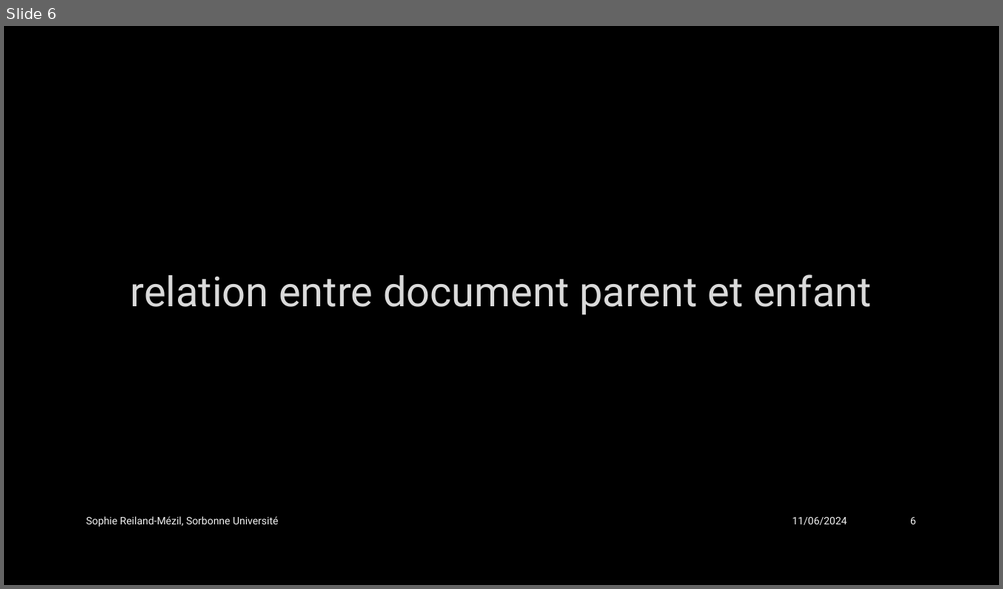
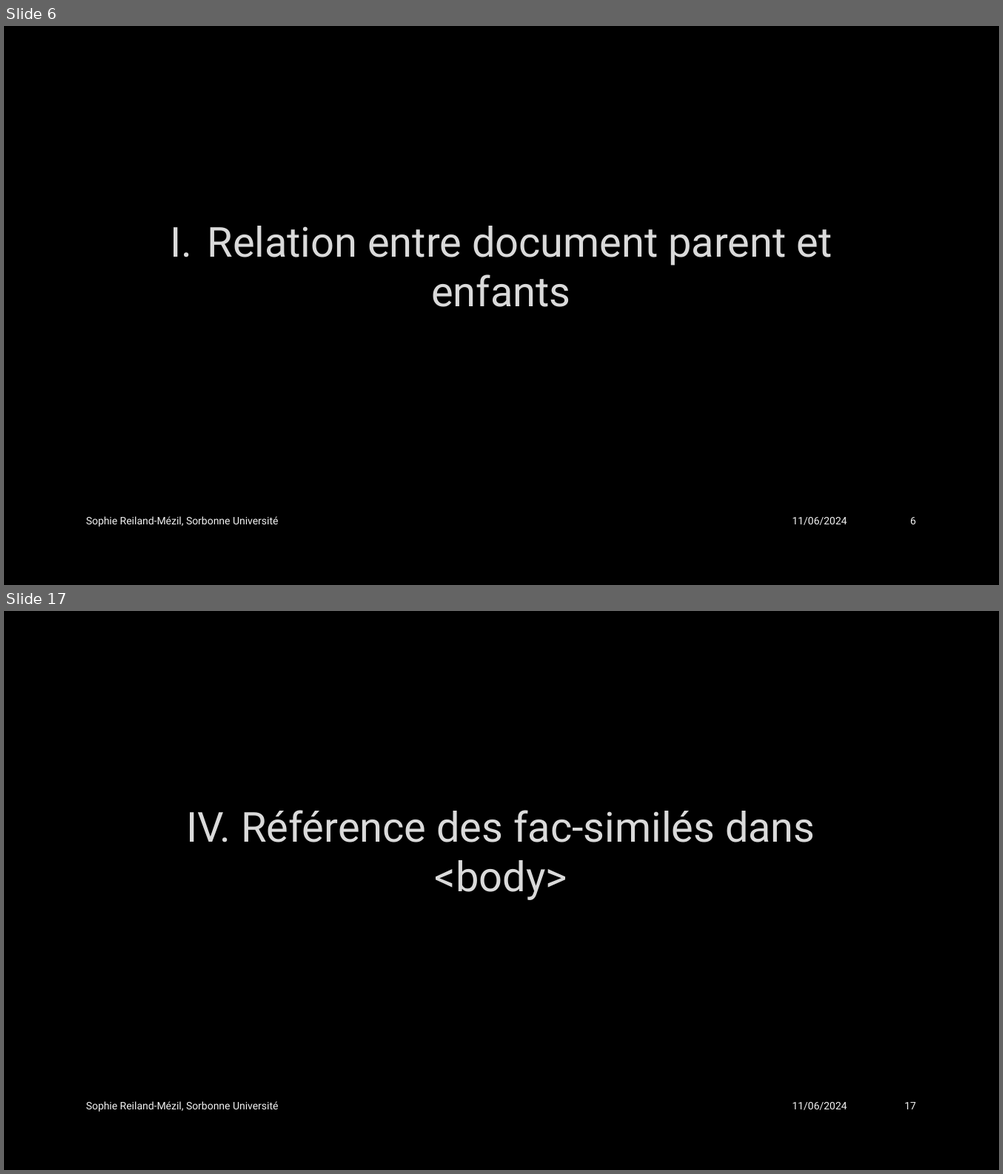
Before and after one commit to SophieReiland/graupner, a slide deck: presentations/Présentation_groupe_MEI.pptx. Shown one above the other, each under a label of ours: slide 6 before the commit, slides 6 and 17 after it; the slides between them are not shown. The pictures are 1003x589 and 1003x1174 pixels, drawn with LibreOffice and Linux fonts; fonts in the diff are those of the drawing; background and template pictures are left out. Boxes give left, top, right and bottom in pixels: in the first picture for what was removed or moved away, otherwise in the second. Text is boxed around its words. In the diff, an @@ line names an element or a change of style, - is before the commit and + after.

```diff
--- a/presentations/Présentation_groupe_MEI.pptx
+++ b/presentations/Présentation_groupe_MEI.pptx
@@ slide 17 added at bbox=[4, 611, 999, 1170], background picture (left out) @@
@@ title added at bbox=[187, 810, 815, 900], 40 pt, text #DADADA @@
+IV. Référence des fac-similés dans <body>
@@ text added at bbox=[86, 1102, 279, 1112], 10 pt, text #F2F2F2 @@
+Sophie Reiland-Mézil, Sorbonne Université
@@ text added at bbox=[792, 1102, 847, 1111], 10 pt, text #F2F2F2 @@
+11/06/2024
@@ page number added at bbox=[904, 1102, 916, 1110], 10 pt, text #F2F2F2 @@
+17
@@ slide 6 changed as well @@
@@ title at bbox=[170, 226, 831, 307]: text changed @@
-relation entre document parent et enfant
+I. Relation entre document parent et enfants
```
Also in this commit, not shown: 18 other slides changed, 9 other slides added.
